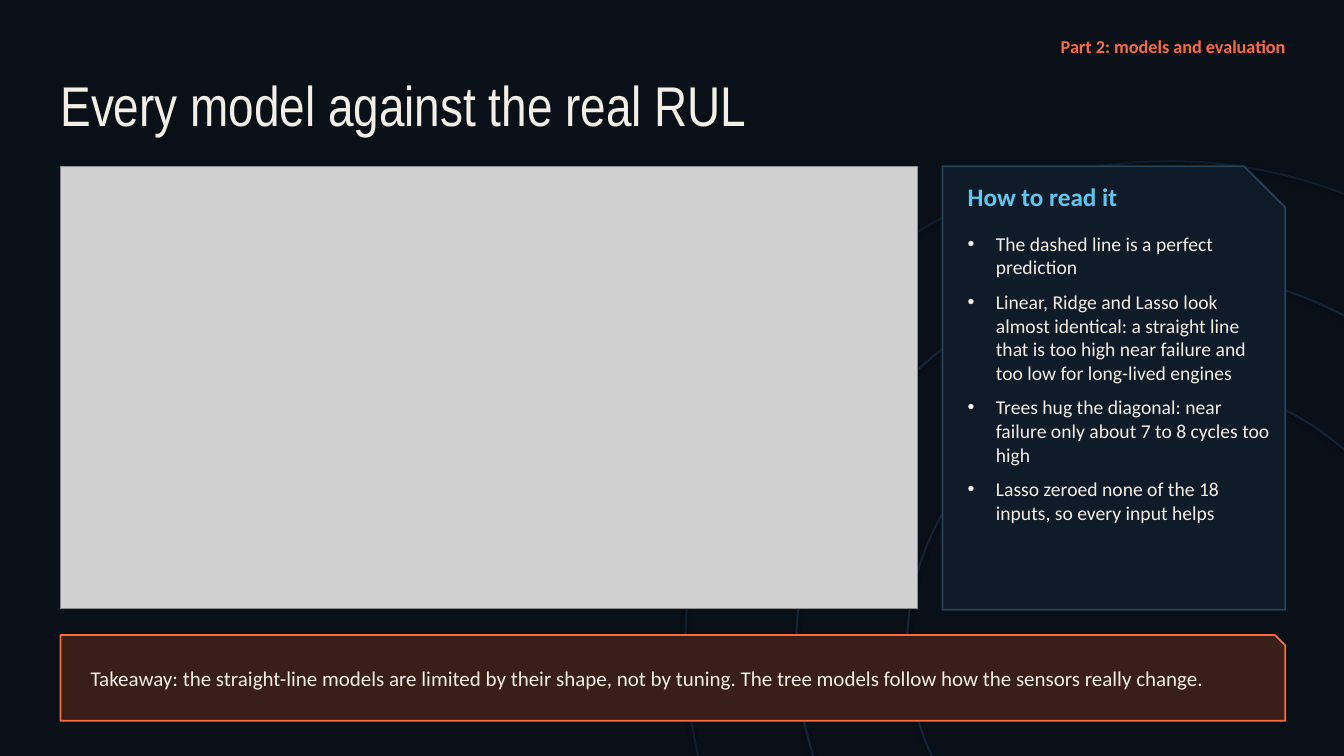
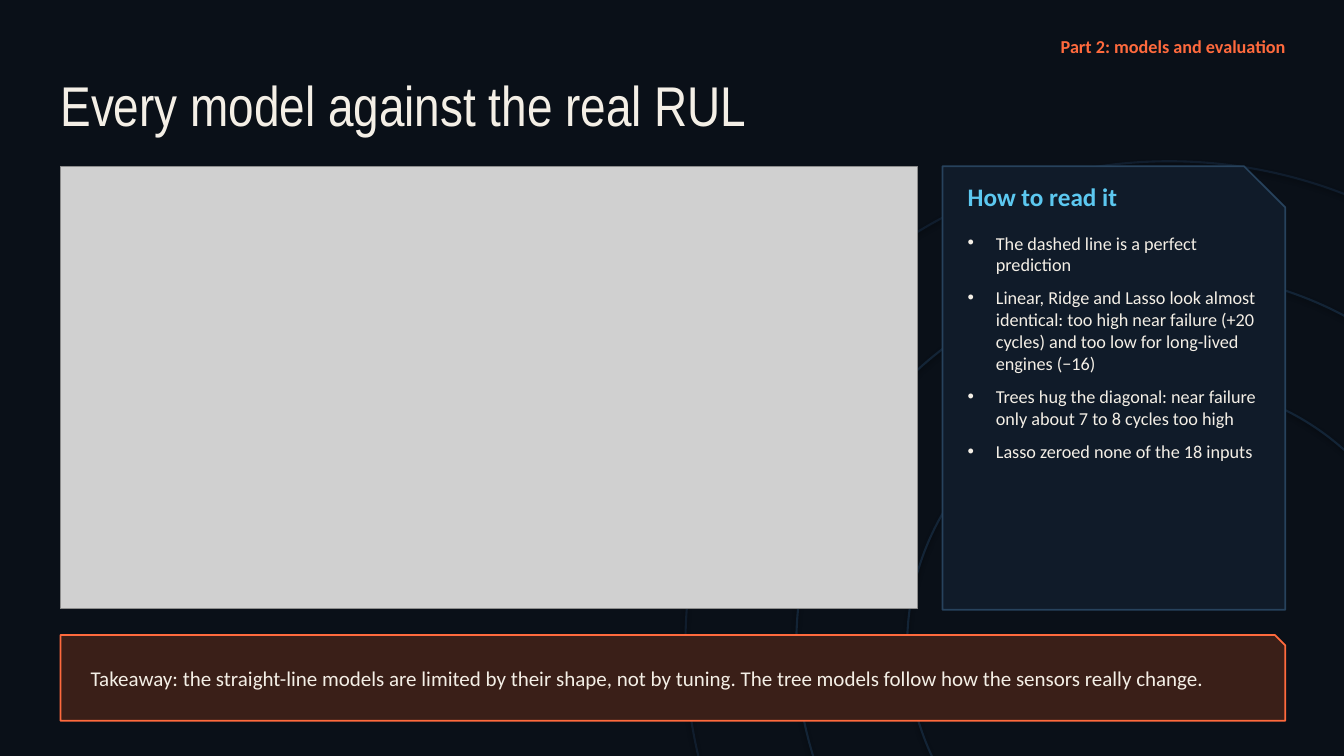
Before and after one commit to Shog7777/engine-rul-project, a slide deck: slide 20 of Presentation/Engine-RUL-Presentation.pptx (slide 7 before the commit). Drawn at 1344x756 pixels with LibreOffice and Linux fonts; fonts in the diff are those of the drawing; grey boxes stand for pictures. Boxes give left, top, right and bottom in pixels: in the first picture for what was removed or moved away, otherwise in the second. Text is boxed around its words. In the diff, an @@ line names an element or a change of style, - is before the commit and + after.

Commit message:
Presentation: merge the first teammate's slides with ours into one 27-slide deck in a single design

```diff
--- a/Presentation/Engine-RUL-Presentation.pptx
+++ b/Presentation/Engine-RUL-Presentation.pptx
@@ text at (x1=996, y1=237, x2=1256, y2=428): size 14 to 13 pt in "The dashed line is a perfect prediction", "Trees hug the diagonal: near failure only ..." @@
@@ text at (x1=996, y1=291, x2=1255, y2=373): text changed; size 14 to 13 pt @@
-• Linear, Ridge and Lasso look almost identical: a straight line that is too high near failure and too low for long-lived engines
+• Linear, Ridge and Lasso look almost identical: too high near failure (+20 cycles) and too low for long-lived engines (−16)
@@ text at (x1=996, y1=445, x2=1252, y2=461): text changed; size 14 to 13 pt @@
-• Lasso zeroed none of the 18 inputs, so every input helps
+• Lasso zeroed none of the 18 inputs
```
Also in this commit, not shown: 4 other slides changed, 17 slides added, 2 slides removed, 1 other file.
